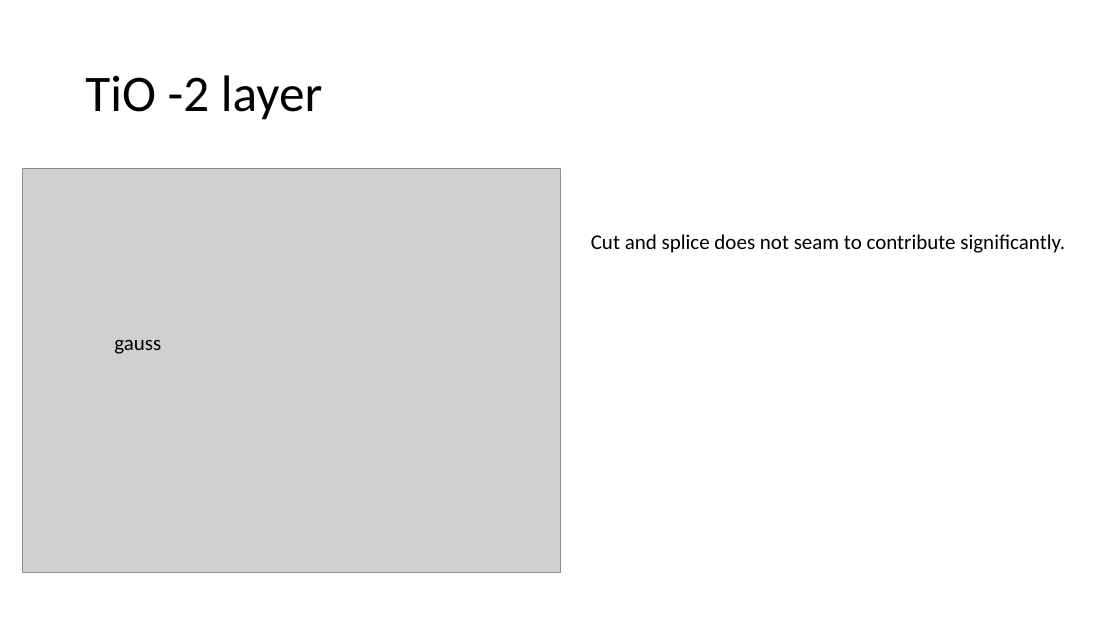
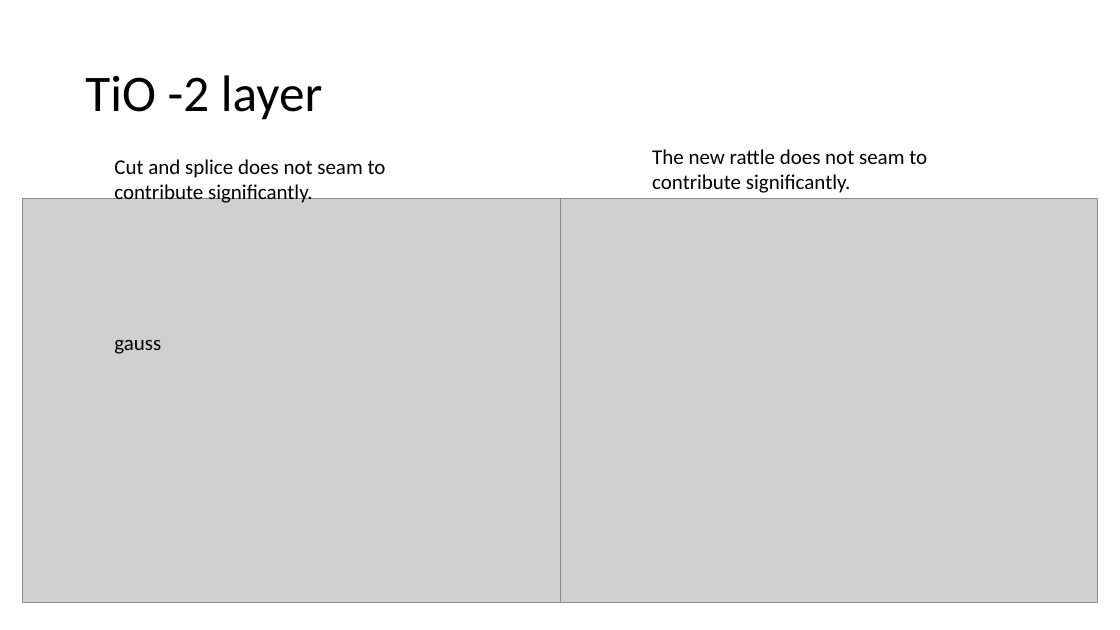
Before and after one commit to MaltheBisbo/learningForces, a slide deck: slide 12 of progress.pptx. Drawn at 1120x630 pixels with LibreOffice and Linux fonts; fonts in the diff are those of the drawing; grey boxes stand for pictures. Boxes give left, top, right and bottom in pixels: in the first picture for what was removed or moved away, otherwise in the second. Text is boxed around its words. In the diff, an @@ line names an element or a change of style, - is before the commit and + after.

Commit message:
update

```diff
--- a/progress.pptx
+++ b/progress.pptx
@@ text added at bbox=[652, 149, 927, 193], 18 pt, text #000000 @@
+The new rattle does not seam to
+contribute significantly.
@@ text at bbox=[114, 159, 386, 203]: text changed @@
-Cut and splice does not seam to contribute significantly.
+Cut and splice does not seam to
+contribute significantly.
@@ picture: place and size @@
-picture at bbox=[22, 169, 560, 573]
+picture at bbox=[22, 199, 560, 603]
@@ picture added at bbox=[560, 199, 1098, 603] @@
```
Also in this commit, not shown: 4 other slides changed, 3 slides added.
